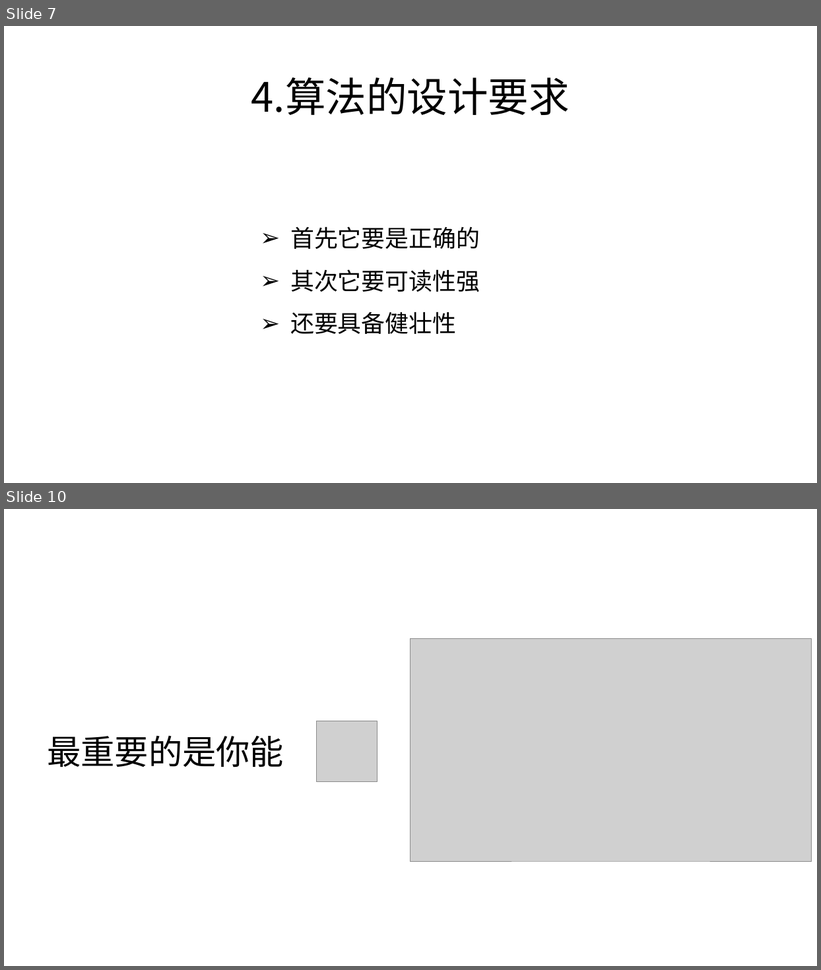
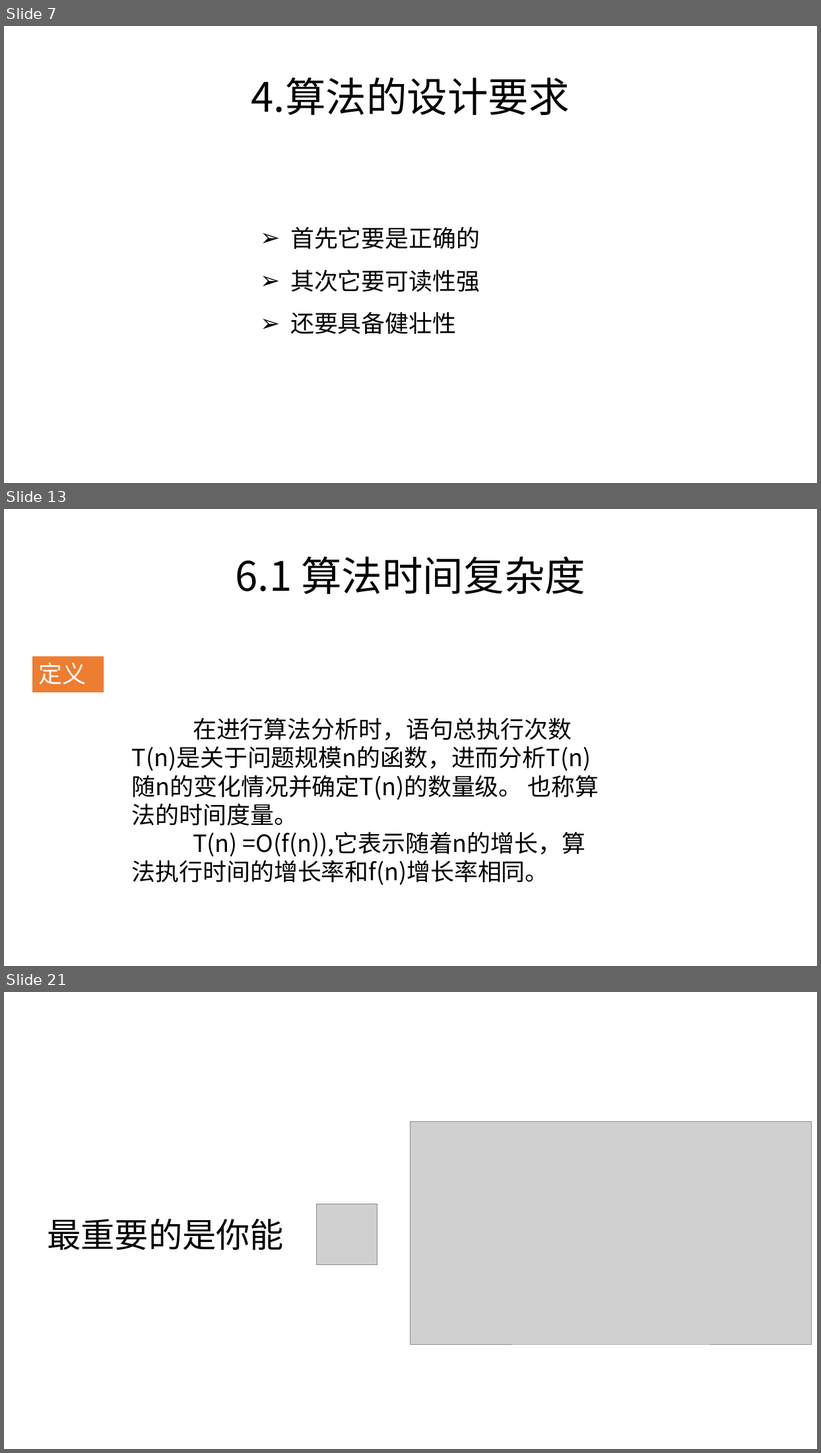
Before and after one commit to zjyesir/hmc_data_structure, a slide deck: 1.2算法.pptx. Shown one above the other, each under a label of ours: slides 7 and 10 before the commit, slides 7, 13 and 21 after it; the slides between them are not shown. The pictures are 821x970 and 821x1453 pixels, drawn with LibreOffice and Linux fonts; fonts in the diff are those of the drawing; grey boxes stand for pictures; background and template pictures are left out. Boxes give left, top, right and bottom in pixels: in the first picture for what was removed or moved away, otherwise in the second. Text is boxed around its words. In the diff, an @@ line names an element or a change of style, - is before the commit and + after.

```diff
--- a/1.2算法.pptx
+++ b/1.2算法.pptx
@@ slide 13 added at (4, 509, 817, 966), background picture (left out) @@
@@ text added at (236, 557, 585, 594), 48 pt, text #000000 @@
+6.1 算法时间复杂度
@@ rectangle added at (32, 657, 104, 692), fill #ED7D31, 28 pt, text #FFFFFF @@
+定义
@@ text added at (132, 718, 599, 885), 28 pt, text #000000 @@
+在进行算法分析时，语句总执行次数T(n)是关于问题规模n的函数，进而分析T(n)随n的变化情况并确定T(n)的数量级。 也称算法的时间度量。
+T(n) =O(f(n)),它表示随着n的增长，算法执行时间的增长率和f(n)增长率相同。
@@ what was slide 10 is now slide 21 @@
```
Also in this commit, not shown: 1 slide changed, 11 other slides added, 1 slide removed.
